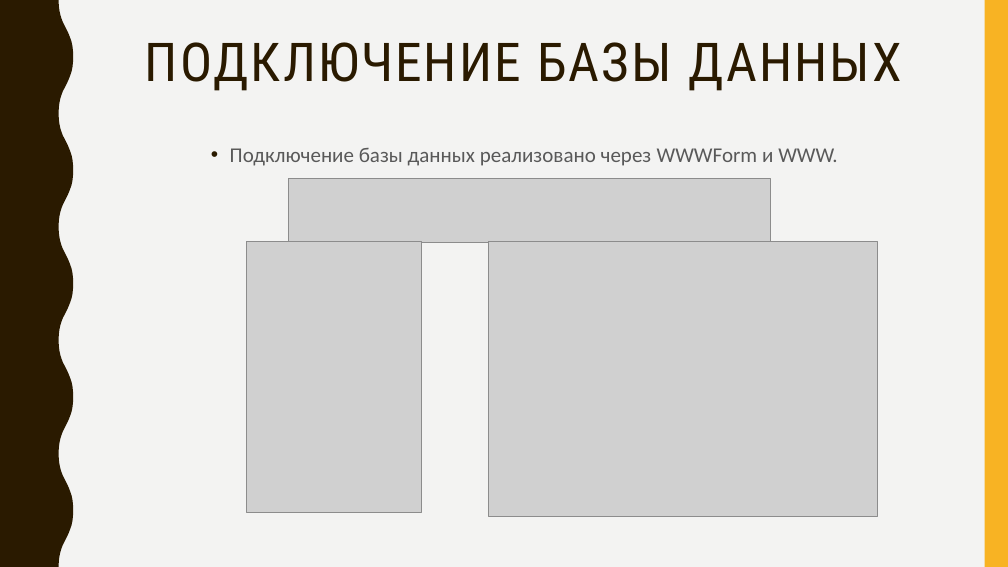
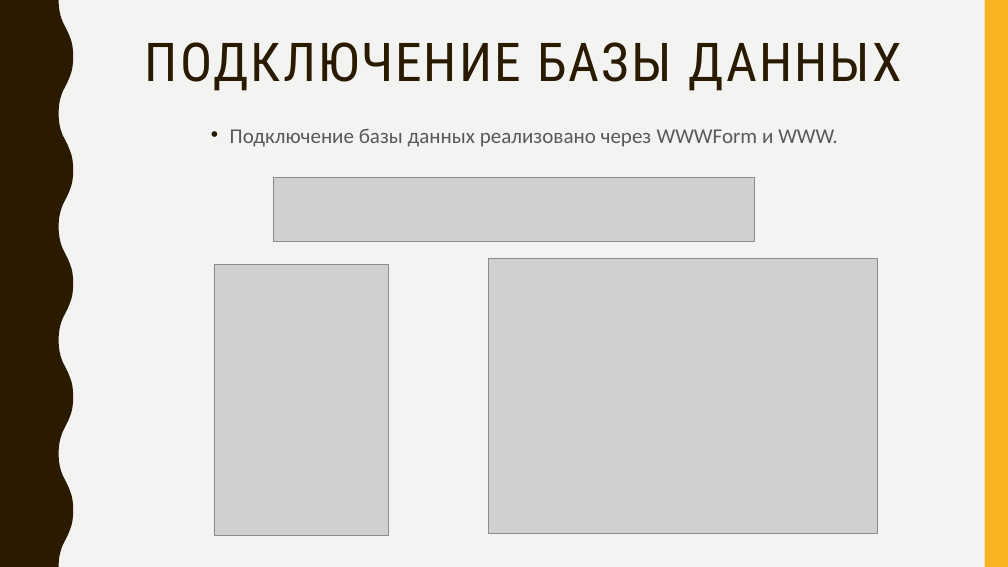
Before and after one commit to GOSUwat/Game, a slide deck: slide 5 of Docs/LevashovKursPrezent2.pptx (slide 3 before the commit). Drawn at 1008x567 pixels with LibreOffice and Linux fonts; fonts in the diff are those of the drawing; grey boxes stand for pictures. Boxes give left, top, right and bottom in pixels: in the first picture for what was removed or moved away, otherwise in the second. Text is boxed around its words. In the diff, an @@ line names an element or a change of style, - is before the commit and + after.

```diff
--- a/Docs/LevashovKursPrezent2.pptx
+++ b/Docs/LevashovKursPrezent2.pptx
@@ text "Подключение базы данных реализовано через ...": place and size @@
-text "Подключение базы данных реализовано через ..." at <box>230,148,837,166</box>
+text "Подключение базы данных реализовано через ..." at <box>230,129,837,147</box>
@@ picture: place and size @@
-picture at <box>289,178,770,242</box>
+picture at <box>273,178,754,241</box>
@@ picture: place and size @@
-picture at <box>247,241,421,512</box>
+picture at <box>214,265,389,535</box>
@@ picture: place and size @@
-picture at <box>488,241,877,516</box>
+picture at <box>488,259,877,534</box>
```
Also in this commit, not shown: 5 slides added.
